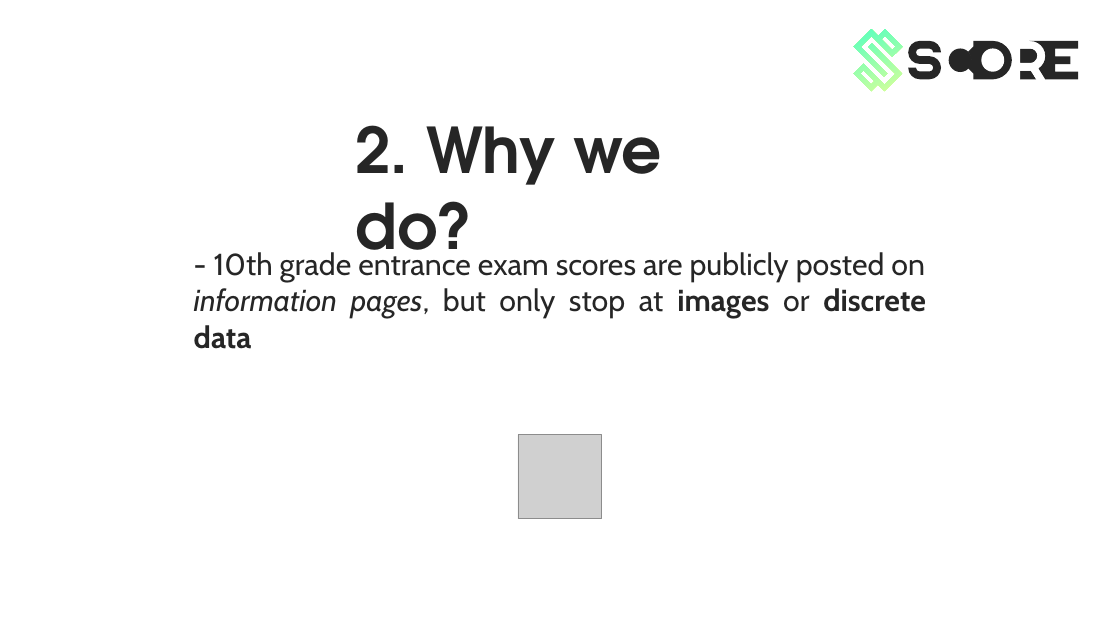
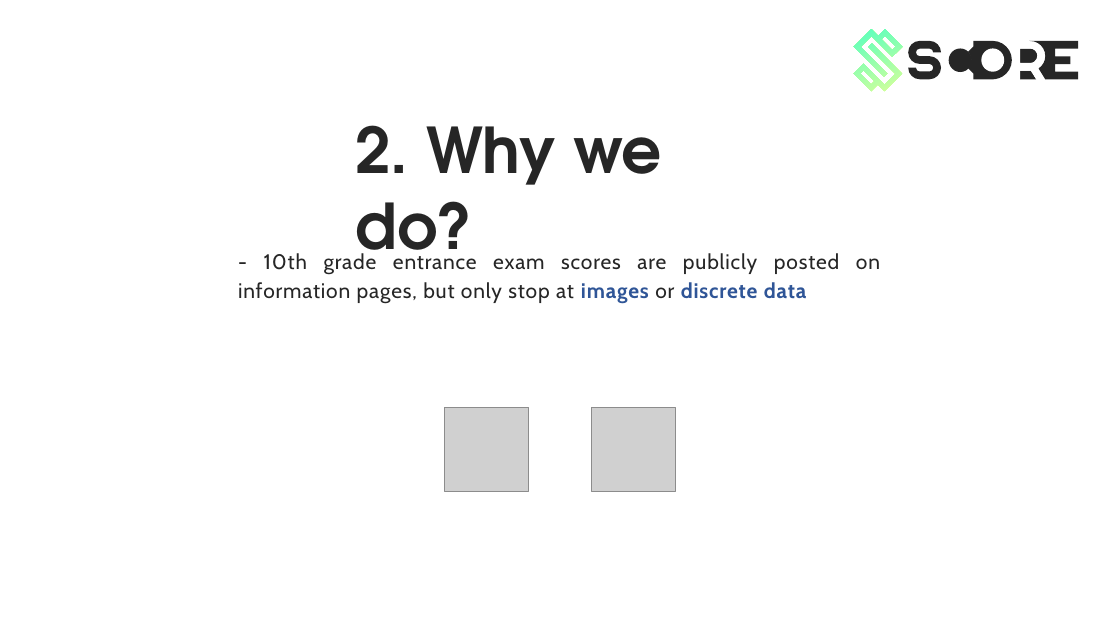
Before and after one commit to KevinNitroG/Score-Project-Powerpoint-temp, a slide deck: slide 10 of powerpoint_files/Main_project.pptx (slide 8 before the commit). Drawn at 1120x630 pixels with LibreOffice and Linux fonts; fonts in the diff are those of the drawing; grey boxes stand for pictures. Boxes give left, top, right and bottom in pixels: in the first picture for what was removed or moved away, otherwise in the second. Text is boxed around its words. In the diff, an @@ line names an element or a change of style, - is before the commit and + after.

```diff
--- a/powerpoint_files/Main_project.pptx
+++ b/powerpoint_files/Main_project.pptx
@@ text "- 10th grade entrance exam ...": place and size @@
-text "- 10th grade entrance exam ..." at [194, 249, 926, 349]
+text "- 10th grade entrance exam ..." at [238, 253, 880, 304]
@@ text "- 10th grade entrance exam ..." at [238, 253, 880, 304]: size 26 to 18 pt, letter spacing 0 to 0.7 pt; text colour #262626 to #2F5597 in "images discrete data"; italic off in "information pages,"; line spacing 1 to 1.14; more space between paragraphs @@
@@ picture added at [444, 408, 528, 492] @@
@@ picture added at [592, 408, 676, 492] @@
@@ picture removed at [518, 435, 602, 519] @@
```
Also in this commit, not shown: 7 other slides changed, 17 slides added.
